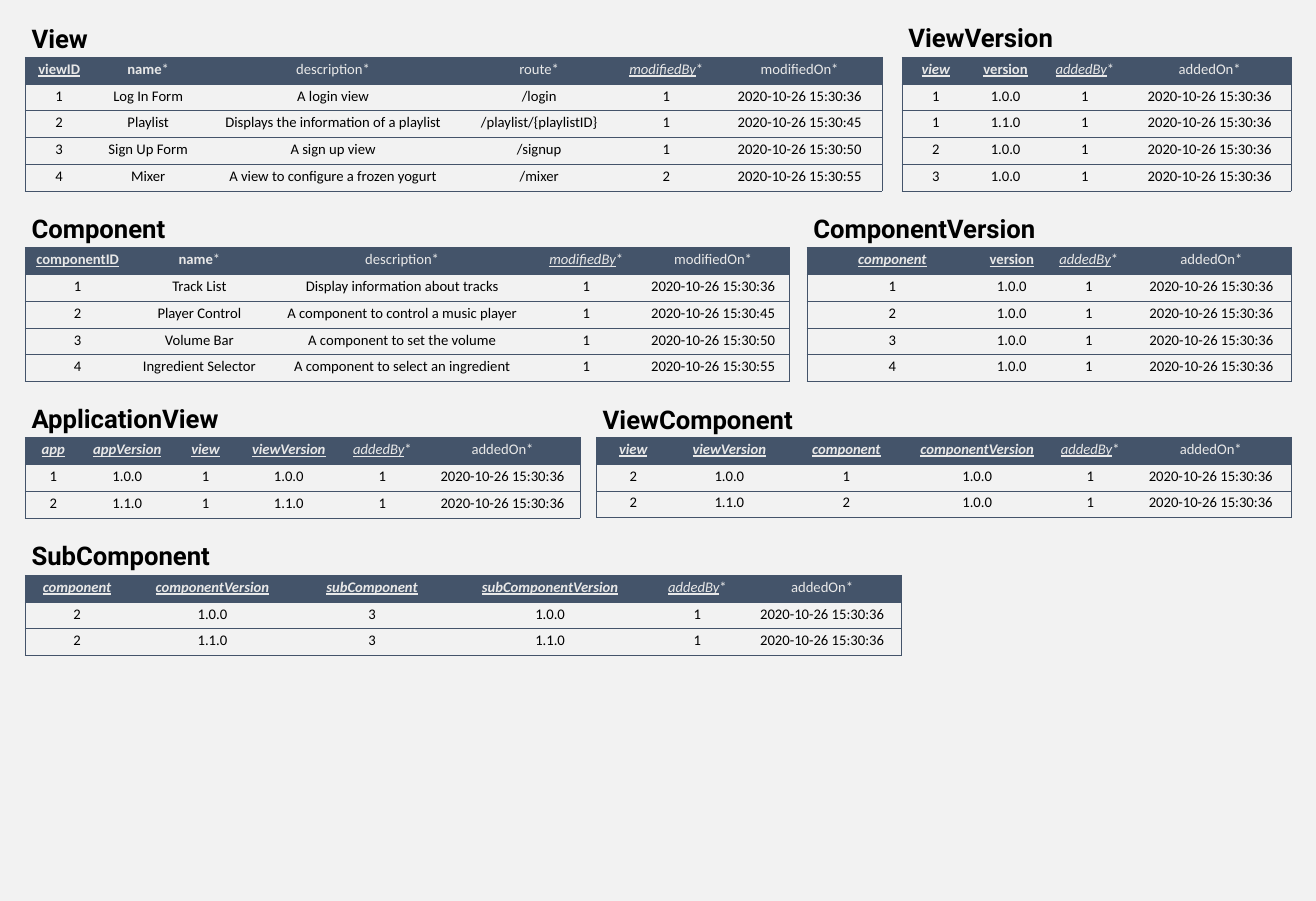
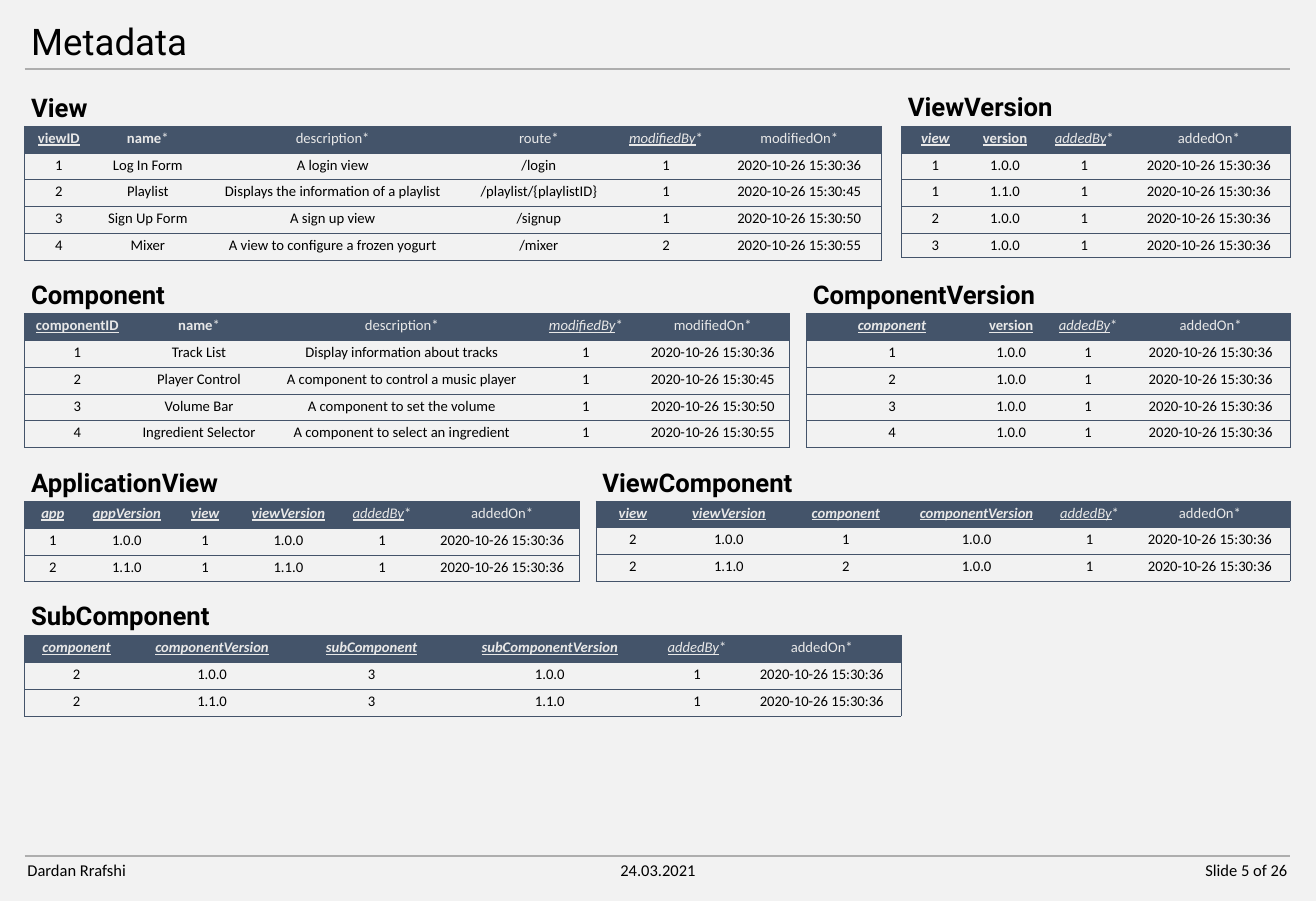
Before and after one commit to DonColon/appman-api-spec, a slide deck: slide 5 of docs/Appman - Data Model.pptx (slide 4 before the commit). Drawn at 1316x901 pixels with LibreOffice and Linux fonts; fonts in the diff are those of the drawing. Boxes give left, top, right and bottom in pixels: in the first picture for what was removed or moved away, otherwise in the second. Text is boxed around its words. In the diff, an @@ line names an element or a change of style, - is before the commit and + after.

```diff
--- a/docs/Appman - Data Model.pptx
+++ b/docs/Appman - Data Model.pptx
@@ text added at bbox=[31, 27, 187, 56], 40 pt, text #000000 @@
+Metadata
@@ line added from (24, 69) to (1290, 69), #AEAEAE 2.25 pt @@
@@ 2 texts, 2 tables: place and size @@
-2 texts, 2 tables at bbox=[25, 28, 1290, 191]
+2 texts, 2 tables at bbox=[24, 97, 1290, 260]
@@ 4 texts, 4 tables: place and size @@
-4 texts, 4 tables at bbox=[25, 219, 1291, 518]
+4 texts, 4 tables at bbox=[24, 285, 1290, 582]
@@ text "SubComponent": place and size @@
-text "SubComponent" at bbox=[32, 545, 210, 571]
+text "SubComponent" at bbox=[31, 605, 209, 631]
@@ table: place and size @@
-table at bbox=[25, 575, 903, 656]
+table at bbox=[24, 636, 902, 716]
@@ line added from (24, 856) to (1290, 856), #AEAEAE 2.25 pt @@
@@ text added at bbox=[27, 864, 126, 876], 18 pt, text #000000 @@
+Dardan Rrafshi
@@ text added at bbox=[620, 865, 695, 876], 18 pt, text #000000 @@
+24.03.2021
@@ text added at bbox=[1205, 864, 1288, 876], 18 pt, text #000000 @@
+Slide 5 of 26
```
Also in this commit, not shown: 18 other slides changed, 7 slides added, 7 other files.
